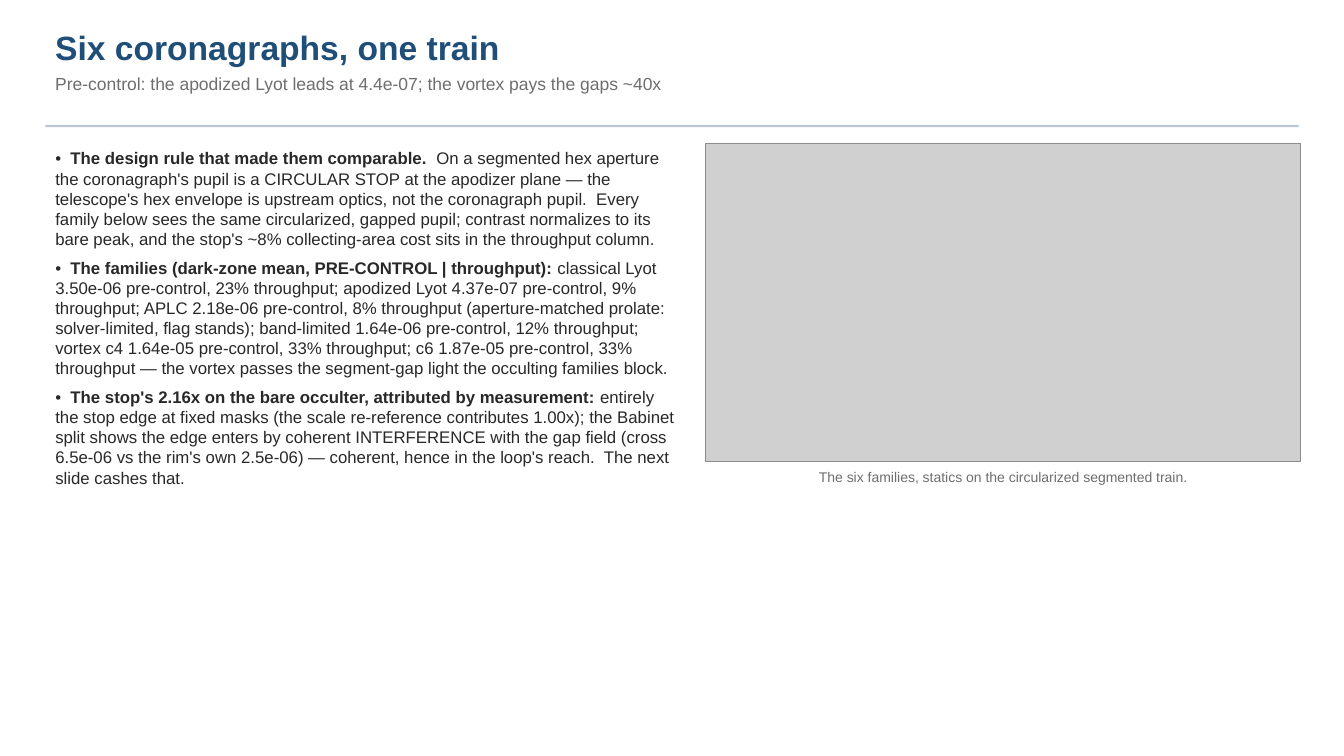
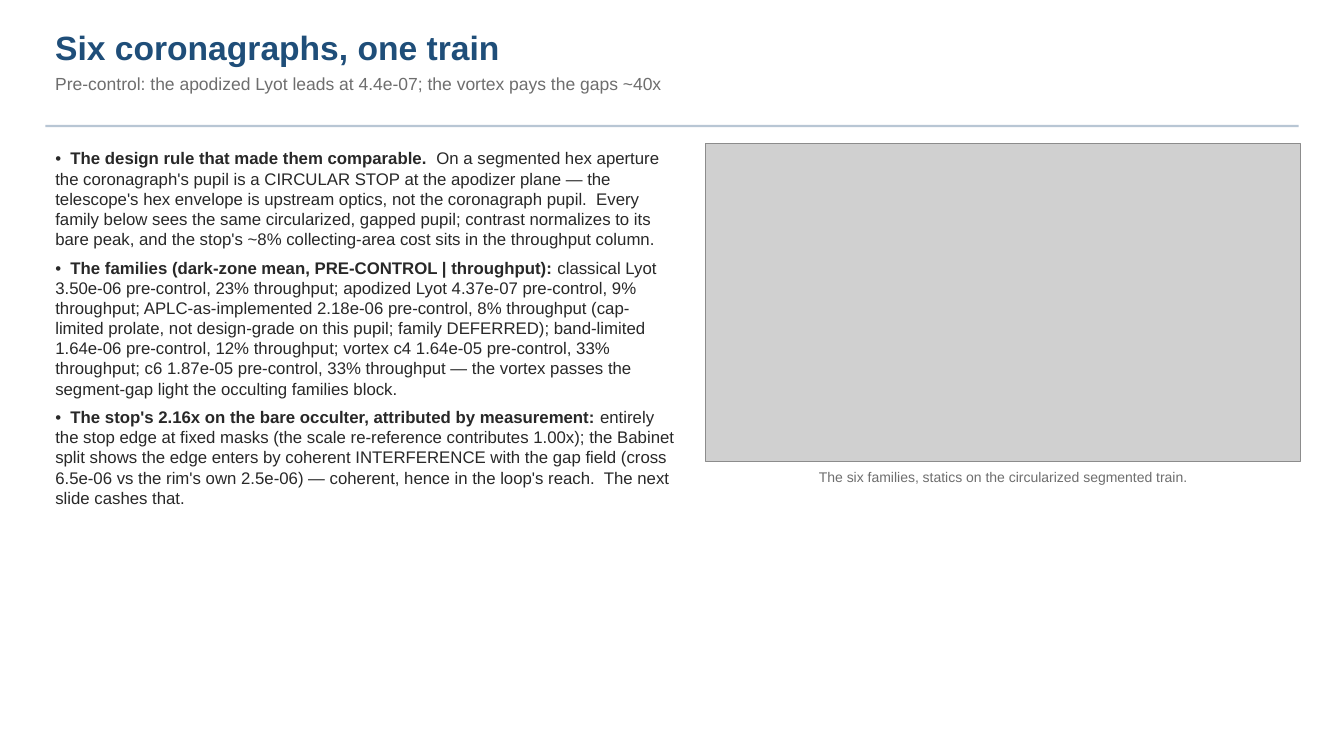
Before and after one commit to nasa-jpl/MACOS_resources, a slide deck: slide 10 of mmacos/templates/80_end_to_end/e2e6m_r2/deck_e2e6m_r2.pptx. Drawn at 1344x756 pixels with LibreOffice and Linux fonts; fonts in the diff are those of the drawing; grey boxes stand for pictures. Boxes give left, top, right and bottom in pixels: in the first picture for what was removed or moved away, otherwise in the second. Text is boxed around its words. In the diff, an @@ line names an element or a change of style, - is before the commit and + after.

```diff
--- a/mmacos/templates/80_end_to_end/e2e6m_r2/deck_e2e6m_r2.pptx
+++ b/mmacos/templates/80_end_to_end/e2e6m_r2/deck_e2e6m_r2.pptx
@@ text at box(55, 262, 656, 399): text changed @@
-• The families (dark-zone mean, PRE-CONTROL | throughput): classical Lyot 3.50e-06 pre-control, 23% throughput; apodized Lyot 4.37e-07 pre-control, 9% throughput; APLC 2.18e-06 pre-control, 8% throughput (aperture-matched prolate: solver-limited, flag stands); band-limited 1.64e-06 pre-control, 12% throughput; vortex c4 1.64e-05 pre-control, 33% throughput; c6 1.87e-05 pre-control, 33% throughput — the vortex passes the segment-gap light the occulting families block.
+• The families (dark-zone mean, PRE-CONTROL | throughput): classical Lyot 3.50e-06 pre-control, 23% throughput; apodized Lyot 4.37e-07 pre-control, 9% throughput; APLC-as-implemented 2.18e-06 pre-control, 8% throughput (cap-limited prolate, not design-grade on this pupil; family DEFERRED); band-limited 1.64e-06 pre-control, 12% throughput; vortex c4 1.64e-05 pre-control, 33% throughput; c6 1.87e-05 pre-control, 33% throughput — the vortex passes the segment-gap light the occulting families block.
```
Also in this commit, not shown: 3 other slides changed, 2 slides added, 5 other files.
